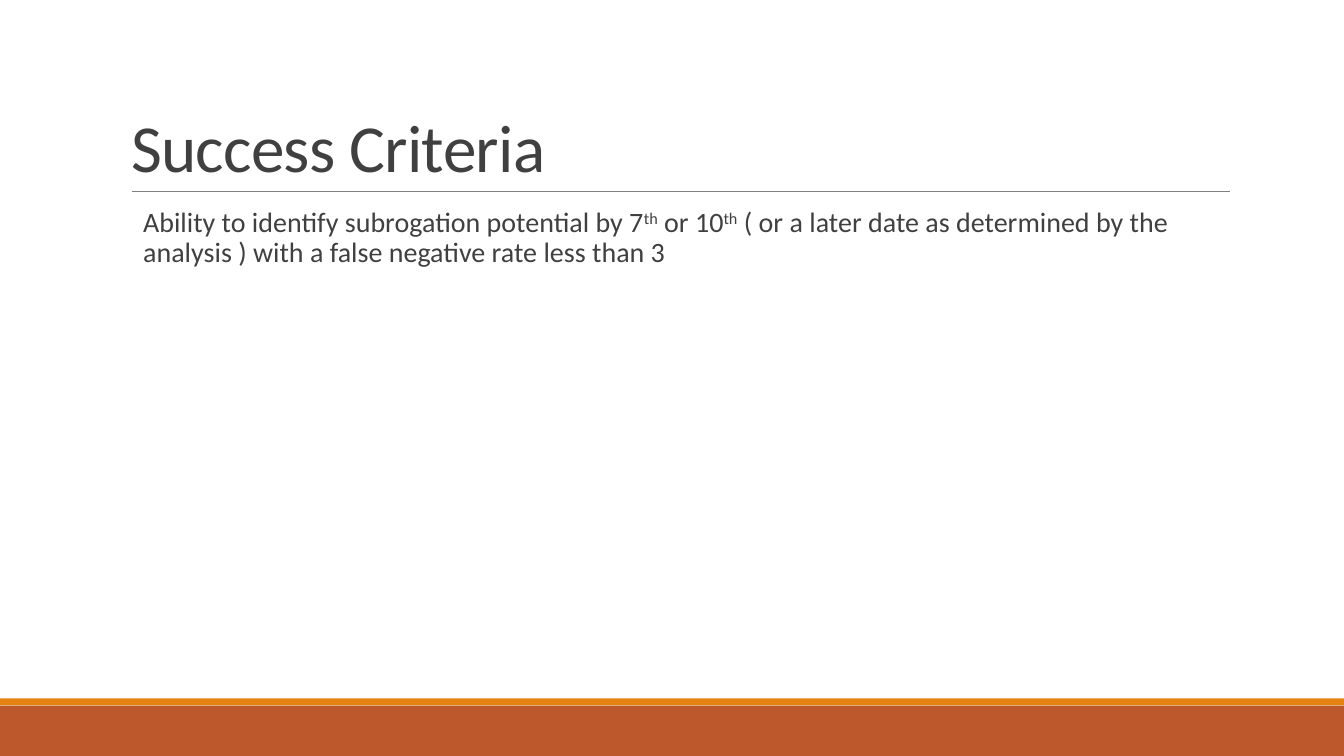
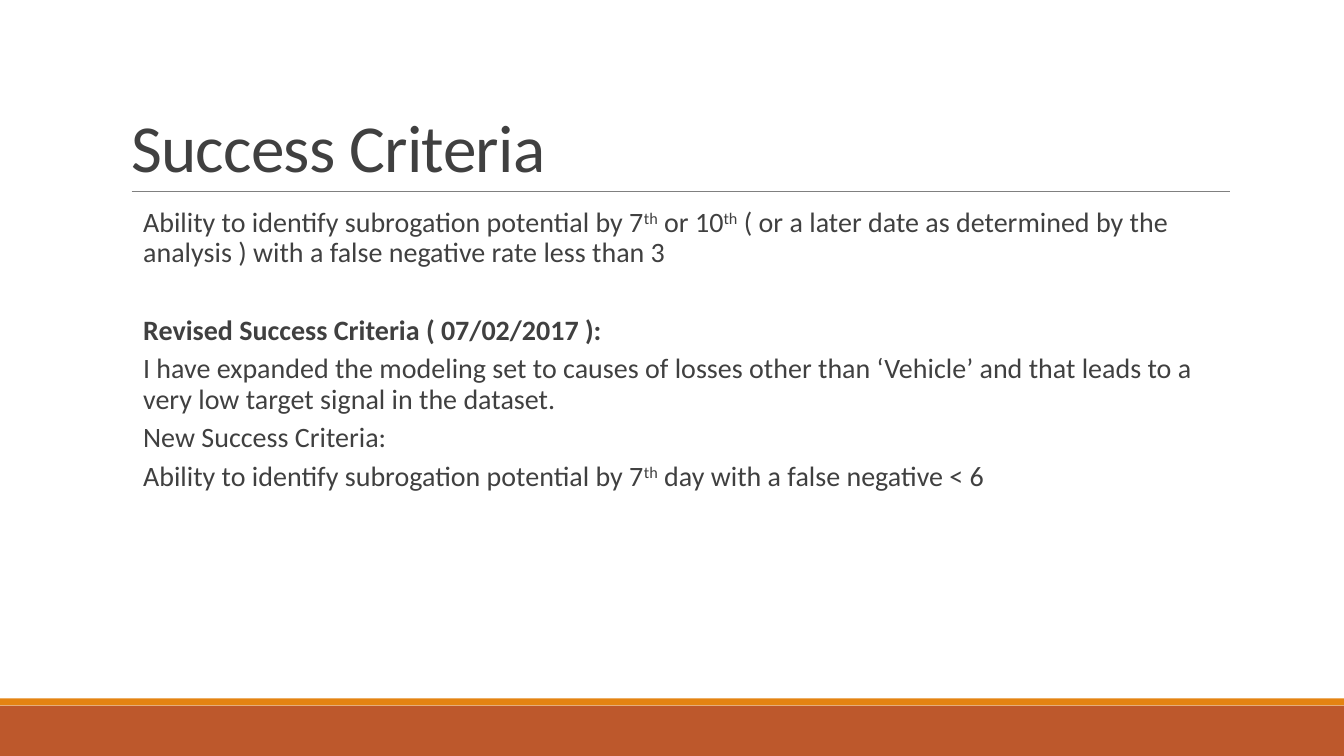
Before and after one commit to hkalavala/DS_SM_15_HK, a slide deck: slide 10 of projects/final-project/GA Project - HK.pptx. Drawn at 1344x756 pixels with LibreOffice and Linux fonts; fonts in the diff are those of the drawing. Boxes give left, top, right and bottom in pixels: in the first picture for what was removed or moved away, otherwise in the second. Text is boxed around its words. In the diff, an @@ line names an element or a change of style, - is before the commit and + after.

```diff
--- a/projects/final-project/GA Project - HK.pptx
+++ b/projects/final-project/GA Project - HK.pptx
@@ text at (143,320,1191,491): paragraphs added @@
+  Revised Success Criteria ( 07/02/2017 ):
+  I have expanded the modeling set to causes of losses other than ‘Vehicle’ and that leads to a very low target signal in the dataset.
+  New Success Criteria:
+  Ability to identify subrogation potential by 7th day with a false negative < 6
```
Also in this commit, not shown: 9 slides added, 1 other file.
